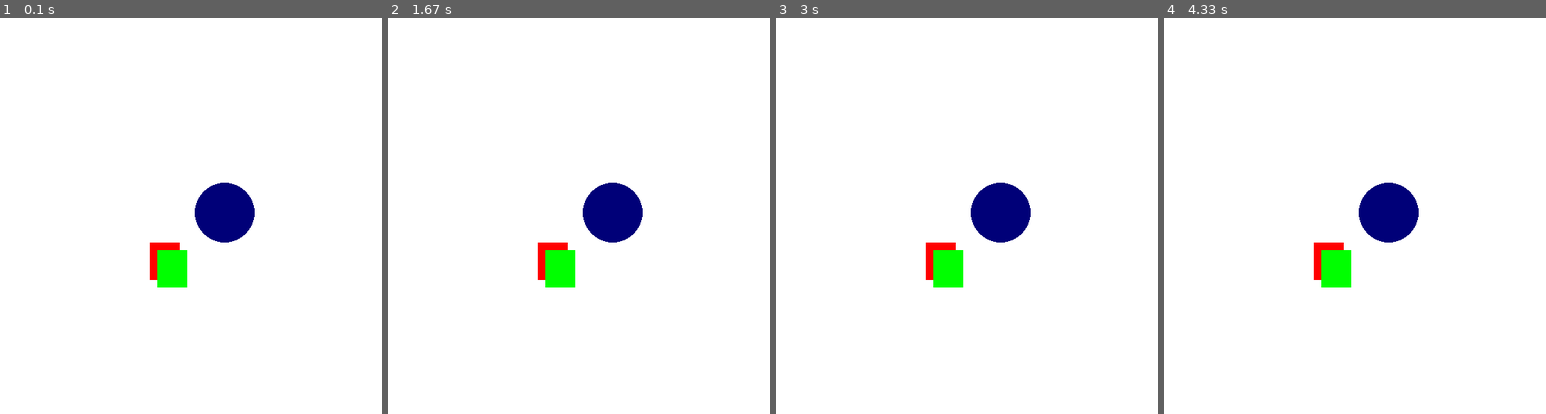
Above: before the commit, frames 1-4 (left to right).
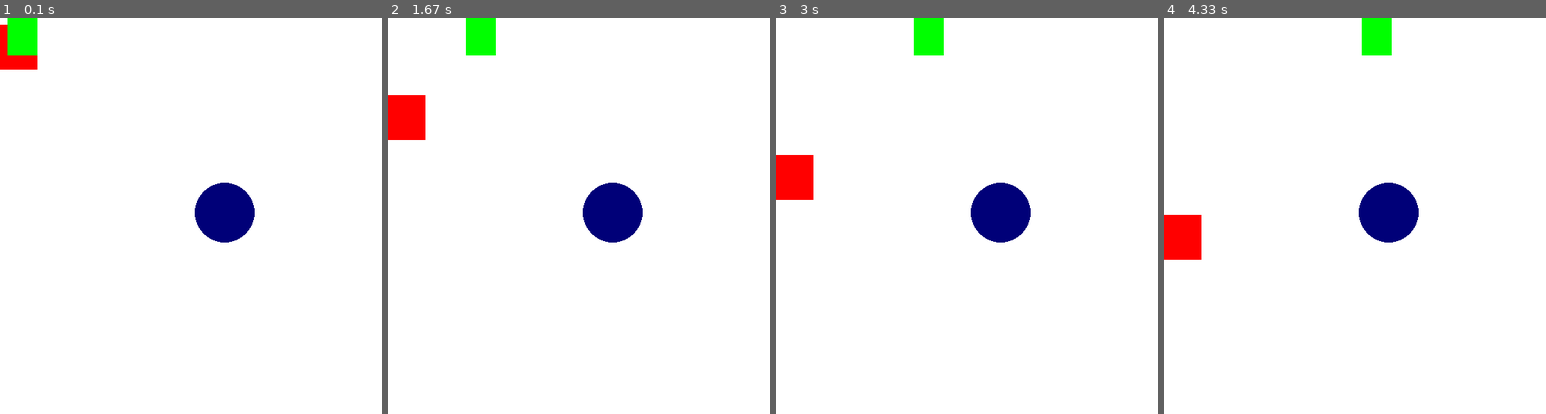
Above: after the commit, the same moments.

Repository: Douglas4GR/Game-Dev-Ideas
Game: pygame game, started from pygame/first_try.py
The game is run twice, just before and just after one commit, with the same random seed, the same clock (stepped at 60 frames per second) and the same inputs.
Inputs:
- Up to frame 1 (0.1 s): no input
- Up to frame 2 (1.67 s): no input
- Up to frame 3 (3 s): no input
- Up to frame 4 (4.33 s): no input

The runs differ from the first frame. In frame 1, 2.3% of the frame differs, in the area x 0-50%, y 0-69%; in frame 2, 2.9%; in frame 3, 2.9%; in frame 4, 2.9%.

Commit message:
aprendendo a fazer movimento nos blocos

Diff:
--- a/pygame/first_try.py
+++ b/pygame/first_try.py
@@ -4,6 +4,7 @@
 
 
 largura, altura = 800, 600
+x, y = 0, 0
 tela = pygame.display.set_mode((largura, altura))
 
 pygame.display.set_caption("Meu Jogo Pygame")
@@ -15,10 +16,13 @@
         if event.type == pygame.QUIT:
             running = False
 
+
+
     tela.fill((255, 255, 255)) #preenche a cor de fundo
 
-    pygame.draw.rect(tela, (255,0,0), (200,300,40,50)) #os parametros são organizados da seguinte maneira: onde vai ficar, qual cor vai ter, depois em qual posição ele começa (X e Y) e por fim seu tamanho
-    pygame.draw.rect(tela, (0,255,0), (210,310,40,50))
+    pygame.draw.rect(tela, (255,0,0), (x,y,50,60)) #os parametros são organizados da seguinte maneira: onde vai ficar, qual cor vai ter, depois em qual posição ele começa (X e Y) e por fim seu tamanho
+    y = y + 1
+    pygame.draw.rect(tela, (0,255,0), (y,x,40,50))
     pygame.draw.circle(tela, (0,0,120), (300,260), 40)
 
 
